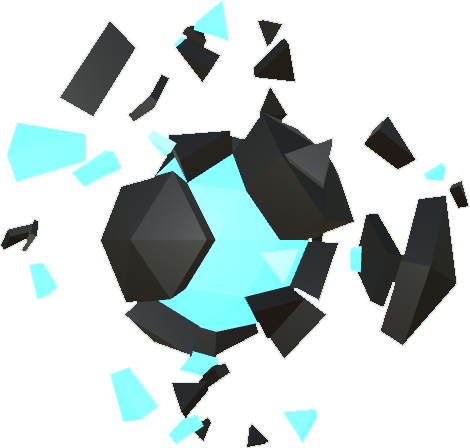
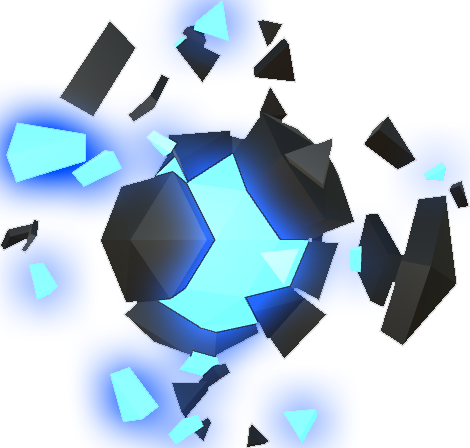
Revision of a layered (470, 448) image; what changed, layer by layer:
added layer "Layer 2" above "Layer 1" over [6, 0, 446, 445]
